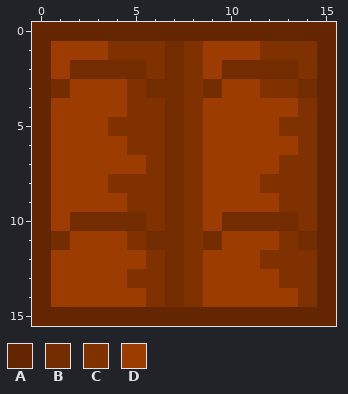
Two versions of one pixel-art sprite, public/images/ui/inventory/inv_roof.png. That is the earlier state.
The file is 32x32 pixels, drawn in blocks of 2x2; one block is one cell here.
Palette (. is transparent): A #632600  B #732c00  C #803100  D #9c3c00
And afterwards:
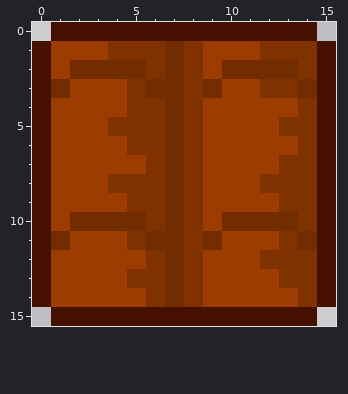
The commit says: Sprites improved; Roof seam with walls
Difference:
colour A: #632600 -> #461000
Changed rows in their new state; - is a pixel that keeps its letter.
first column x 0:
 0 .--------------.
first column x 0:
15 .--------------.
Where, in picture pixels (left, top, right, bottom), the same in both pictures:
changed: (32, 22, 336, 326)
